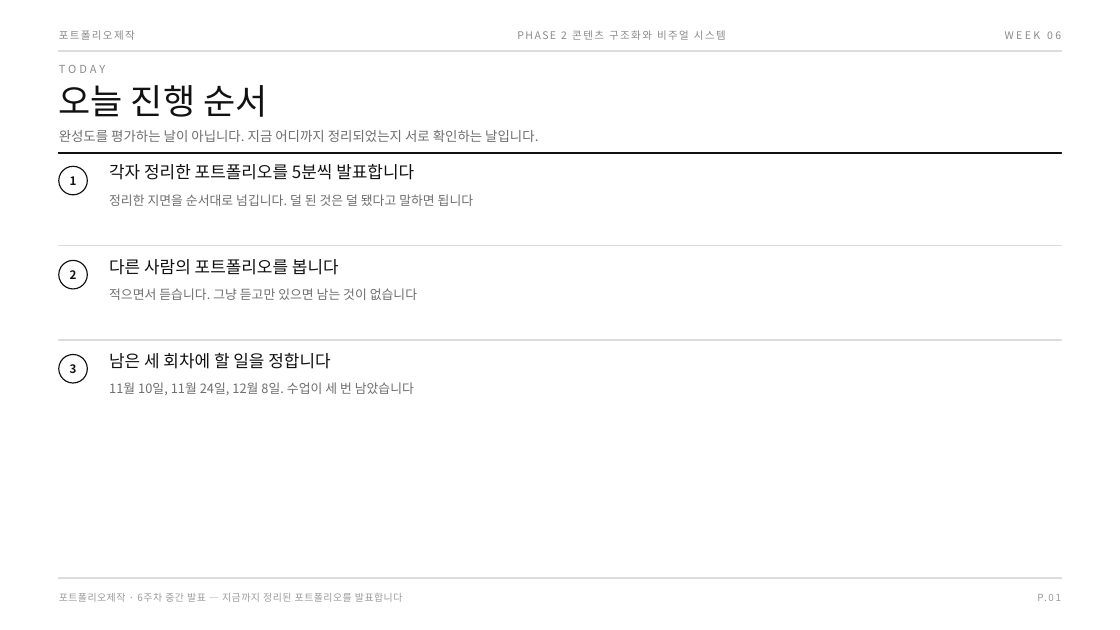
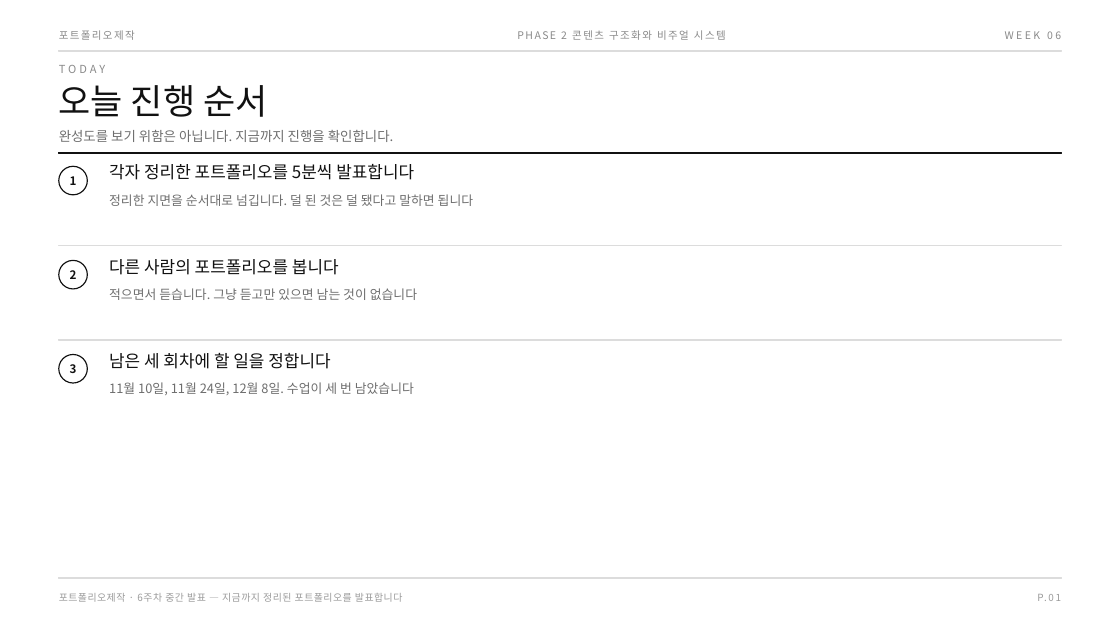
Before and after one commit to design-eng/MIN.D, a slide deck: slide 2 of dist/weeks-포트폴리오제작/포트폴리오제작_06주차_중간발표.pptx. Drawn at 1120x630 pixels with LibreOffice and Linux fonts; fonts in the diff are those of the drawing. Boxes give left, top, right and bottom in pixels: in the first picture for what was removed or moved away, otherwise in the second. Text is boxed around its words. In the diff, an @@ line names an element or a change of style, - is before the commit and + after.

```diff
--- a/dist/weeks-포트폴리오제작/포트폴리오제작_06주차_중간발표.pptx
+++ b/dist/weeks-포트폴리오제작/포트폴리오제작_06주차_중간발표.pptx
@@ text at (x1=59, y1=130, x2=394, y2=142): text changed @@
-완성도를 평가하는 날이 아닙니다. 지금 어디까지 정리되었는지 서로 확인하는 날입니다.
+완성도를 보기 위함은 아닙니다. 지금까지 진행을 확인합니다.
```
Also in this commit, not shown: 3 other files.
